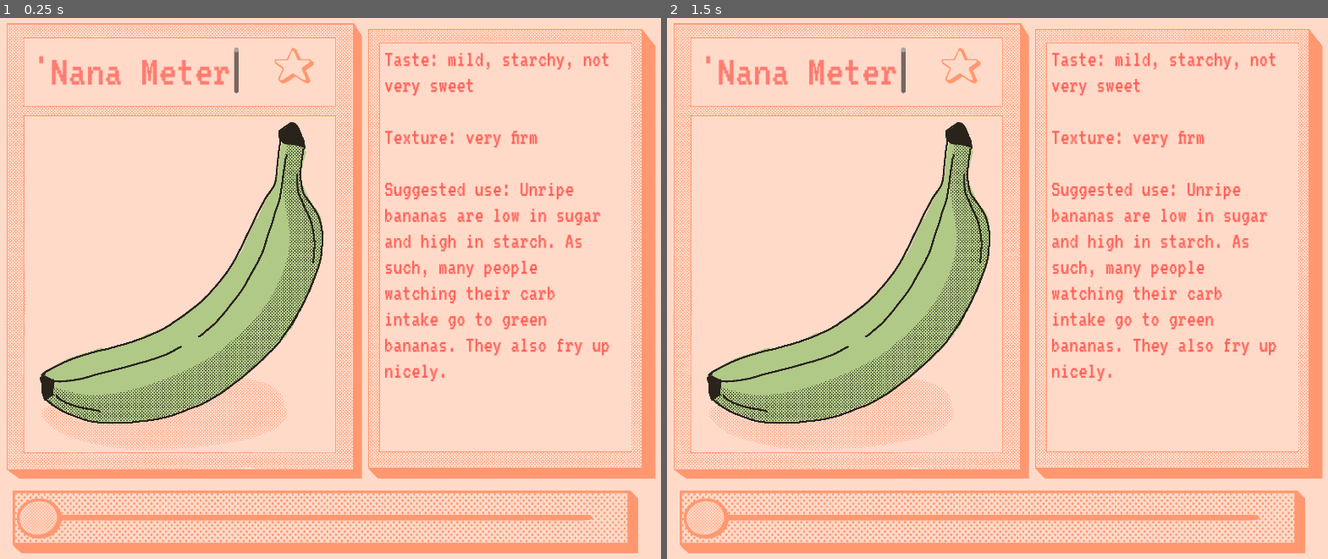
Above: before the commit, frames 1-2 (left to right).
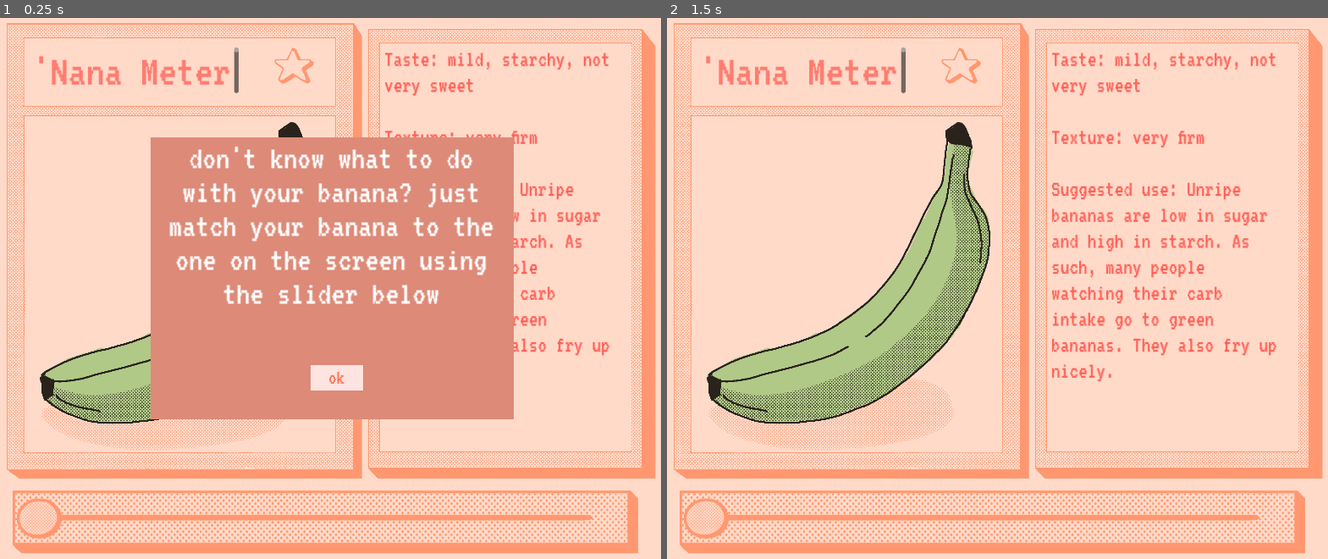
Above: after the commit, the same moments.

Repository: myrrhpansies/nanameter
Game: Godot game, scene res://scenes/nana_meter_scene.tscn
Two runs of this game, one before a commit and one after it. Both use one fixed random seed, a clock stepped at 60 frames per second and the inputs below.
Inputs (mouse positions are in pixels of both pictures, inside the frame that each line leads up to):
- Up to frame 1 (0.25 s): no input
- Up to frame 2 (1.5 s): click (1004, 375) at 0.5 s, where only the run after the commit has a clickable "ok"; tap Enter at 1.25 s; drag from (957, 66) to (1063, 174) at 1.27 s

The runs differ from the first frame. In frame 1, 28% of the frame differs, in the area x 22-78%, y 22-75%; in frame 2, nothing differs.

Commit message:
icon, music, instructions

Diff:
--- a/project.godot
+++ b/project.godot
@@ -13,7 +13,7 @@
 config/name="nanana"
 run/main_scene="res://scenes/nana_meter_scene.tscn"
 config/features=PackedStringArray("4.0", "GL Compatibility")
-config/icon="res://icon.svg"
+config/icon="res://nanaArt/IconNew001.ico"
 
 [display]
 
@@ -22,6 +22,13 @@
 window/stretch/mode="canvas_items"
 window/stretch/aspect="ignore"
 
+[input]
+
+click={
+"deadzone": 0.5,
+"events": [null, null]
+}
+
 [rendering]
 
 renderer/rendering_method="gl_compatibility"
--- a/scenes/nana_meter_scene.gd
+++ b/scenes/nana_meter_scene.gd
@@ -9,7 +9,6 @@
 # Called every frame. 'delta' is the elapsed time since the previous frame.
 func _process(delta):
 	pass
-
 
 
 
@@ -36,3 +35,10 @@
 
 func _on_nana_slide_gui_input(event):
 	$AnimationPlayer.pause()
+
+
+
+
+
+func _on_button_pressed():
+	$ColorRect.hide()
--- a/scenes/nana_meter_scene.tscn
+++ b/scenes/nana_meter_scene.tscn
@@ -12,6 +12,7 @@
 [ext_resource type="Texture2D" uid="uid://cxlccwnm36lud" path="res://nanaArt/nanaBar.png" id="9_kprq4"]
 [ext_resource type="Texture2D" uid="uid://cxjx57yi7jr0t" path="res://nanaArt/star.png" id="11_10ckk"]
 [ext_resource type="Texture2D" uid="uid://ckrv020ht2bvw" path="res://nanaArt/pansies.png" id="12_eqrqc"]
+[ext_resource type="AudioStream" uid="uid://soskxfm0avsi" path="res://nanaArt/nana.ogg" id="13_omixv"]
 
 [sub_resource type="Animation" id="Animation_26tmi"]
 length = 0.001
@@ -196,12 +197,12 @@
 
 Texture: very firm
 
-Suggested use: unripe bananas are low in sugar and high in starch. as such, many people watching their carb intake go to green bananas. they also fry up nicely if plantains aren't available.
+Suggested use: unripe bananas are low in sugar and high in starch. as such, many people watching their carb intake go to green bananas. they also fry up nicely if plantains aren't available
 ", "Taste: mild, starchy, not very sweet
 
 Texture:  firm
 
-Suggested use: unripe bananas are low in sugar and high in starch. as such, many people watching their carb intake go to green bananas. they also fry up nicely if plantains aren't availbale.
+Suggested use: unripe bananas are low in sugar and high in starch. as such, many people watching their carb intake go to green bananas. they also fry up nicely if plantains aren't available
 ", "Taste:  sweet
 
 Texture: soft, not mushy
@@ -216,7 +217,7 @@
 
 Texture: very soft to mushy
 
-Suggested use: The elevated sweetness and increased softness of an over ripe banana makes it right at home in a smoothy or mashed into overnight oats. Some find the texture unapeeling to eat as is but others have no problem digging in
+Suggested use: The elevated sweetness and increased softness of an over ripe banana makes it right at home in a smoothy or mashed into overnight oats. Some find the texture unappeeling to eat as is but others have no problem digging in
 ", "Taste:  very sweet, slightly fermented
 
 Texture: mushy
@@ -229,6 +230,79 @@
 "RESET": SubResource("Animation_26tmi"),
 "nanaAnina": SubResource("Animation_ncndm")
 }
+
+[sub_resource type="StyleBoxFlat" id="StyleBoxFlat_p4umj"]
+bg_color = Color(1, 0.482353, 0.439216, 1)
+
+[sub_resource type="StyleBoxFlat" id="StyleBoxFlat_l8rr5"]
+bg_color = Color(1, 0.482353, 0.439216, 1)
+border_width_left = 2
+border_width_top = 3
+border_width_right = 3
+border_width_bottom = 3
+border_color = Color(1, 0.482353, 0.439216, 1)
+corner_radius_top_left = 2
+corner_radius_top_right = 3
+corner_radius_bottom_right = 2
+corner_radius_bottom_left = 2
+
+[sub_resource type="Theme" id="Theme_jdgxp"]
+VSlider/styles/grabber_area = SubResource("StyleBoxFlat_p4umj")
+VSlider/styles/grabber_area_highlight = SubResource("StyleBoxFlat_l8rr5")
+
+[sub_resource type="StyleBoxFlat" id="StyleBoxFlat_0e2do"]
+bg_color = Color(1, 1, 1, 1)
+border_width_left = 2
+border_width_top = 2
+border_width_right = 2
+border_width_bottom = 2
+corner_radius_top_left = 4
+corner_radius_top_right = 4
+corner_radius_bottom_right = 4
+corner_radius_bottom_left = 4
+expand_margin_left = 5.0
+expand_margin_top = 5.0
+expand_margin_right = 5.0
+expand_margin_bottom = 5.0
+shadow_color = Color(0.999994, 0.307984, 0.283975, 1)
+
+[sub_resource type="StyleBoxFlat" id="StyleBoxFlat_6m2cb"]
+bg_color = Color(1, 1, 1, 1)
+
+[sub_resource type="StyleBoxFlat" id="StyleBoxFlat_w0aic"]
+bg_color = Color(1, 1, 1, 1)
+
+[sub_resource type="StyleBoxFlat" id="StyleBoxFlat_i0a3x"]
+bg_color = Color(1, 0.482353, 0.439216, 1)
+expand_margin_left = 4.0
+expand_margin_top = 4.0
+expand_margin_right = 4.0
+expand_margin_bottom = 4.0
+
+[sub_resource type="StyleBoxFlat" id="StyleBoxFlat_pcm0b"]
+bg_color = Color(1, 0.482353, 0.439216, 1)
+
+[sub_resource type="StyleBoxFlat" id="StyleBoxFlat_061f0"]
+bg_color = Color(1, 0.52549, 0.439216, 1)
+border_width_left = 4
+border_width_top = 4
+border_width_right = 4
+border_width_bottom = 4
+corner_radius_top_left = 4
+corner_radius_top_right = 4
+corner_radius_bottom_right = 4
+
+[sub_resource type="StyleBoxFlat" id="StyleBoxFlat_pokno"]
+bg_color = Color(0.999994, 0.307984, 0.283975, 1)
+
+[sub_resource type="Theme" id="Theme_p0qfm"]
+VScrollBar/styles/grabber = SubResource("StyleBoxFlat_0e2do")
+VScrollBar/styles/grabber_highlight = SubResource("StyleBoxFlat_6m2cb")
+VScrollBar/styles/grabber_pressed = SubResource("StyleBoxFlat_w0aic")
+VScrollBar/styles/scroll = SubResource("StyleBoxFlat_i0a3x")
+VScrollBar/styles/scroll_focus = SubResource("StyleBoxFlat_pcm0b")
+VSlider/styles/grabber_area = SubResource("StyleBoxFlat_061f0")
+VSlider/styles/slider = SubResource("StyleBoxFlat_pokno")
 
 [sub_resource type="StyleBoxTexture" id="StyleBoxTexture_ff5aw"]
 texture = ExtResource("9_kprq4")
@@ -239,6 +313,17 @@
 
 [sub_resource type="CircleShape2D" id="CircleShape2D_mt7qu"]
 radius = 36.0555
+
+[sub_resource type="StyleBoxFlat" id="StyleBoxFlat_wlbnu"]
+bg_color = Color(0.993215, 0.799356, 0.772442, 1)
+
+[sub_resource type="StyleBoxFlat" id="StyleBoxFlat_en05o"]
+bg_color = Color(0.996078, 0.894118, 0.882353, 1)
+
+[sub_resource type="Theme" id="Theme_jhlac"]
+Button/styles/focus = SubResource("StyleBoxFlat_wlbnu")
+Button/styles/hover = null
+Button/styles/normal = SubResource("StyleBoxFlat_en05o")
 
 [node name="nanaMeterScene" type="Node2D"]
 position = Vector2(3, 0)
@@ -285,6 +370,7 @@
 offset_right = 444.0
 offset_bottom = 147.0
 focus_mode = 0
+theme = SubResource("Theme_jdgxp")
 theme_override_colors/background_color = Color(1, 0.854902, 0.788235, 1)
 theme_override_colors/font_color = Color(1, 0.482353, 0.439216, 1)
 theme_override_fonts/font = ExtResource("7_sv7g4")
@@ -301,6 +387,7 @@
 offset_right = 1140.0
 offset_bottom = 772.0
 focus_mode = 0
+theme = SubResource("Theme_p0qfm")
 theme_override_colors/background_color = Color(1, 0.854902, 0.788235, 1)
 theme_override_colors/font_color = Color(0.999996, 0.374448, 0.339487, 1)
 theme_override_fonts/font = ExtResource("7_sv7g4")
@@ -353,8 +440,46 @@
 position = Vector2(539, 94)
 shape = SubResource("CircleShape2D_mt7qu")
 
+[node name="nanaSong" type="AudioStreamPlayer2D" parent="."]
+stream = ExtResource("13_omixv")
+autoplay = true
+
+[node name="ColorRect" type="ColorRect" parent="."]
+z_index = 1
+offset_left = 285.0
+offset_top = 217.0
+offset_right = 929.0
+offset_bottom = 717.0
+color = Color(0.864481, 0.540543, 0.469721, 1)
+
+[node name="RichTextLabel" type="RichTextLabel" parent="ColorRect"]
+layout_mode = 0
+offset_left = 5.0
+offset_top = 7.0
+offset_right = 636.0
+offset_bottom = 420.0
+theme_override_fonts/normal_font = ExtResource("7_sv7g4")
+theme_override_font_sizes/normal_font_size = 60
+bbcode_enabled = true
+text = "[center]don't know what to do with your banana? just match your banana to the one on the screen using the slider below"
+fit_content = true
+scroll_active = false
+
+[node name="Button" type="Button" parent="ColorRect"]
+layout_mode = 0
+offset_left = 284.0
+offset_top = 403.0
+offset_right = 376.0
+offset_bottom = 448.0
+theme = SubResource("Theme_jhlac")
+theme_override_colors/font_color = Color(1, 0.440868, 0.308184, 1)
+theme_override_fonts/font = ExtResource("7_sv7g4")
+theme_override_font_sizes/font_size = 36
+text = "ok"
+
 [connection signal="drag_ended" from="nanaSlide" to="." method="_on_nana_slide_drag_ended"]
 [connection signal="gui_input" from="nanaSlide" to="." method="_on_nana_slide_gui_input"]
 [connection signal="value_changed" from="nanaSlide" to="." method="_on_nana_slide_value_changed"]
 [connection signal="mouse_entered" from="creditss/creditCol" to="." method="_on_credit_col_mouse_entered"]
 [connection signal="mouse_exited" from="creditss/creditCol" to="." method="_on_credit_col_mouse_exited"]
+[connection signal="pressed" from="ColorRect/Button" to="." method="_on_button_pressed"]
Not shown, added: export_presets.cfg
Binary file added: nanaArt/IconNew001.ico
Not shown, added: nanaArt/nana.ogg.import
Not shown, added: nanaArt/nananaCon.png.import
Not shown: 1 places in scenes/nana_meter_scene.tscn that only renumber resources
Not shown, removed: README.md
Not shown, added: nanaArt/nana.ogg
Not shown, added: nanana.console.exe
Not shown, added: nanana.pck
